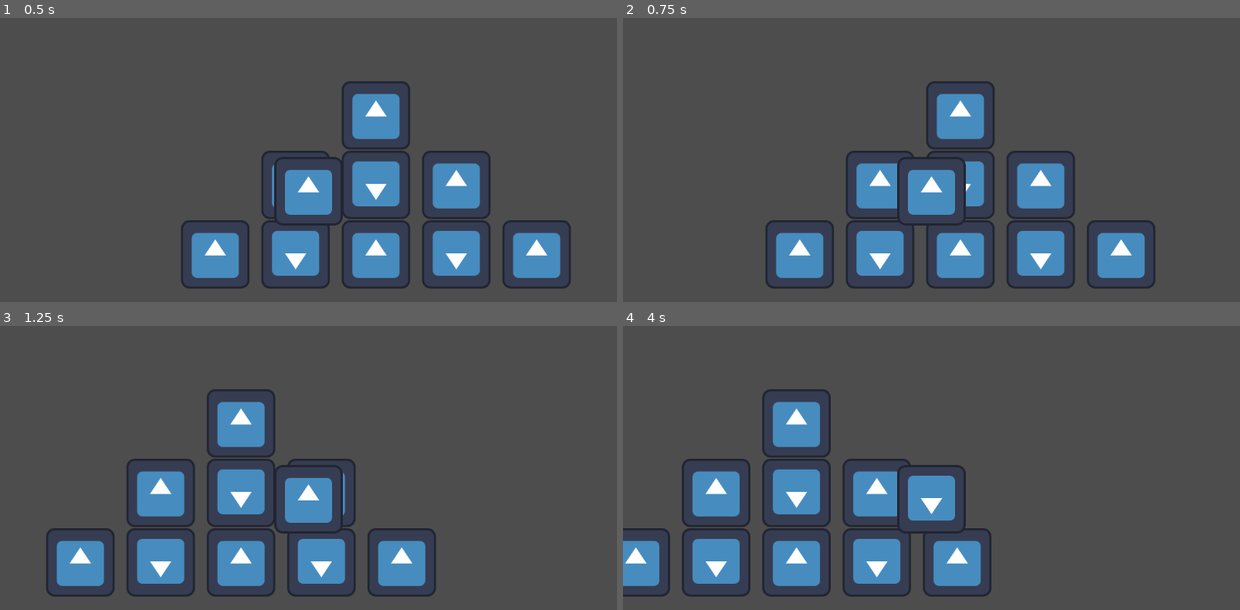
Above: before the commit, frames 1-4 (two rows, left to right).
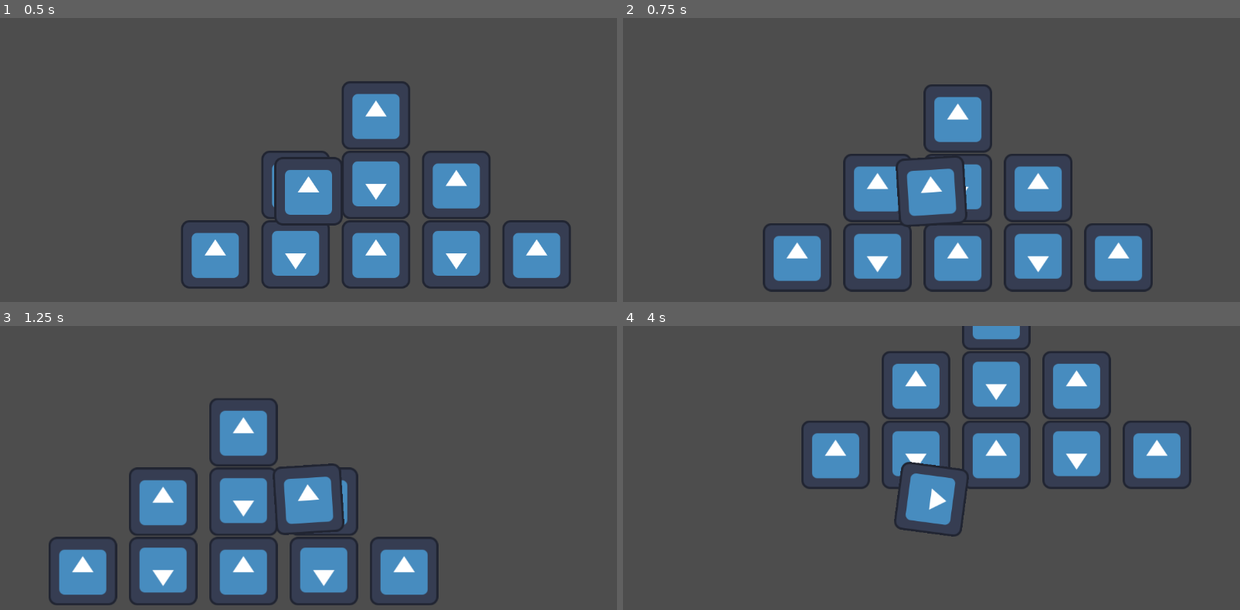
Above: after the commit, the same moments.

Repository: ItsTunda1/Bermuda-Reaper
Game: Godot game, scene res://scenes/top_view.tscn
Two runs of this game, one before a commit and one after it. Both use one fixed random seed, a clock stepped at 60 frames per second and the inputs below. The engine's default icon, where the game draws it, is replaced by a stand-in: a white triangle on a blue panel in a dark square.
Inputs (mouse positions are in pixels of both pictures, inside the frame that each line leads up to):
- Up to frame 1 (0.5 s): no input
- Up to frame 2 (0.75 s): tap Enter at 0.5 s; move the mouse to (1067, 174) at 0.52 s; hold Right (ui_right) from 0.53 s (still down); tap Mouse wheel down (wheel_down, bound only after the commit) at 0.6 s; click (1067, 174) at 0.67 s
- Up to frame 3 (1.25 s): keep holding Right (ui_right); tap Mouse wheel up (wheel_up, bound only after the commit) at 0.8 s
- Up to frame 4 (4 s): move the mouse to (808, 516) at 1.27 s; release Right (ui_right) at 1.28 s; hold Down (ui_down) 1.28-2.03 s; tap Mouse wheel up (wheel_up, bound only after the commit) at 1.35, 2.3, 2.85, 3.8 s; click (808, 516) at 1.42 s; tap Mouse wheel down (wheel_down, bound only after the commit) at 1.55, 2.1, 3.05, 3.6 s; move the mouse to (993, 422) at 2.02 s; hold Right (ui_right) 2.03-2.78 s; click (993, 422) at 2.17 s; move the mouse to (900, 567) at 2.77 s; hold Up (ui_up) 2.78-3.53 s; click (900, 567) at 2.92 s; move the mouse to (1116, 550) at 3.52 s; hold Left (ui_left) from 3.53 s (still down); click (1116, 550) at 3.67 s

Frame 1 is identical in both runs. In frame 2, 8.0% of the frame differs, in the area x 22-87%, y 22-97%; in frame 3, 11%; in frame 4, 26%, in the area x 0-93%, y 0-96%.

Commit message:
update mouse function; add speed control (sroll up/down)

Diff:
--- a/project.godot
+++ b/project.godot
@@ -53,3 +53,15 @@
 , Object(InputEventKey,"resource_local_to_scene":false,"resource_name":"","device":0,"window_id":0,"alt_pressed":false,"shift_pressed":false,"ctrl_pressed":false,"meta_pressed":false,"pressed":false,"keycode":0,"physical_keycode":83,"key_label":0,"unicode":0,"location":0,"echo":false,"script":null)
 ]
 }
+wheel_up={
+"deadzone": 0.2,
+"events": [Object(InputEventMouseButton,"resource_local_to_scene":false,"resource_name":"","device":-1,"window_id":0,"alt_pressed":false,"shift_pressed":false,"ctrl_pressed":false,"meta_pressed":false,"button_mask":8,"position":Vector2(173, 20),"global_position":Vector2(187, 93),"factor":1.0,"button_index":4,"canceled":false,"pressed":true,"double_click":false,"script":null)
+, Object(InputEventKey,"resource_local_to_scene":false,"resource_name":"","device":-1,"window_id":0,"alt_pressed":false,"shift_pressed":false,"ctrl_pressed":false,"meta_pressed":false,"pressed":false,"keycode":0,"physical_keycode":74,"key_label":0,"unicode":106,"location":0,"echo":false,"script":null)
+]
+}
+wheel_down={
+"deadzone": 0.2,
+"events": [Object(InputEventMouseButton,"resource_local_to_scene":false,"resource_name":"","device":-1,"window_id":0,"alt_pressed":false,"shift_pressed":false,"ctrl_pressed":false,"meta_pressed":false,"button_mask":16,"position":Vector2(447, 38),"global_position":Vector2(461, 111),"factor":1.0,"button_index":5,"canceled":false,"pressed":true,"double_click":false,"script":null)
+, Object(InputEventKey,"resource_local_to_scene":false,"resource_name":"","device":-1,"window_id":0,"alt_pressed":false,"shift_pressed":false,"ctrl_pressed":false,"meta_pressed":false,"pressed":false,"keycode":0,"physical_keycode":75,"key_label":0,"unicode":107,"location":0,"echo":false,"script":null)
+]
+}
--- a/scripts/boat/boat.gd
+++ b/scripts/boat/boat.gd
@@ -1,16 +1,33 @@
 extends Sprite2D
 
 class_name boat
-var speed = 3
+const speed_lower=0.
+const speed_upper=6.
+const speed_step=1.
 
 var use_keyboard=true
-var use_mouse=false
+var use_mouse=true
+var hovering := false
+var speed = 3.
 
 func _ready():
-	pass;
+	# testing if cursor touch the boat. If touch, stop moving forward the cursor
+	#mouse_entered.connect(func(): hovering = true)
+	#mouse_exited.connect(func(): hovering = false)
+	pass
 
 func get_input_vector():
 	var input_vector = Vector2.ZERO
+
+	# Follow the mouse when no keyboard input is active
+	if use_mouse:
+		var mouse_pos = get_global_mouse_position()
+		var to_mouse = mouse_pos - global_position
+		# Avoid jitter when already at/near the mouse
+		hovering = to_mouse.length()>=100
+		if hovering:
+			input_vector = to_mouse.normalized()
+
 	# Keyboard input
 	if use_keyboard:
 		if Input.is_action_pressed("ui_right") and not Input.is_action_pressed("ui_left"):
@@ -24,19 +41,21 @@
 
 		if Input.is_action_pressed("ui_up") and not Input.is_action_pressed("ui_down"):
 			input_vector.y -= 1
+		input_vector = input_vector.normalized()
 
-	# Follow the mouse when no keyboard input is active
-	if use_mouse:
-		var mouse_pos = get_global_mouse_position()
-		var to_mouse = mouse_pos - global_position
-		# Avoid jitter when already at/near the mouse
-		if to_mouse.length() > 1.0:
-			input_vector = to_mouse
 
 	return input_vector
 
+func update_speed():
+	if Input.is_action_just_pressed("wheel_up"):
+		speed+=speed_step
+	if Input.is_action_just_released("wheel_down"):
+		speed-=speed_step
+	speed=clamp(speed,speed_lower,speed_upper)
+
 var is_mouse_down = false  # Flag to check if the mouse was just pressed
 func _process(delta):
+	update_speed()
 	move_in_direction();
 
 	# radar call for mouse down
@@ -51,16 +70,12 @@
 
 func move_in_direction():
 	var move_dir=get_input_vector()
-	position += move_dir.normalized() * speed;
+	position += move_dir * speed;
 	if move_dir != Vector2(0.,0.):
 		rotation=move_dir.angle()
+	print("Move dir: ", move_dir)
+	print("Speed: ", speed)
 	pass;
-
-
-
-
-
-
 
 
 # RADAR SYSTEM
